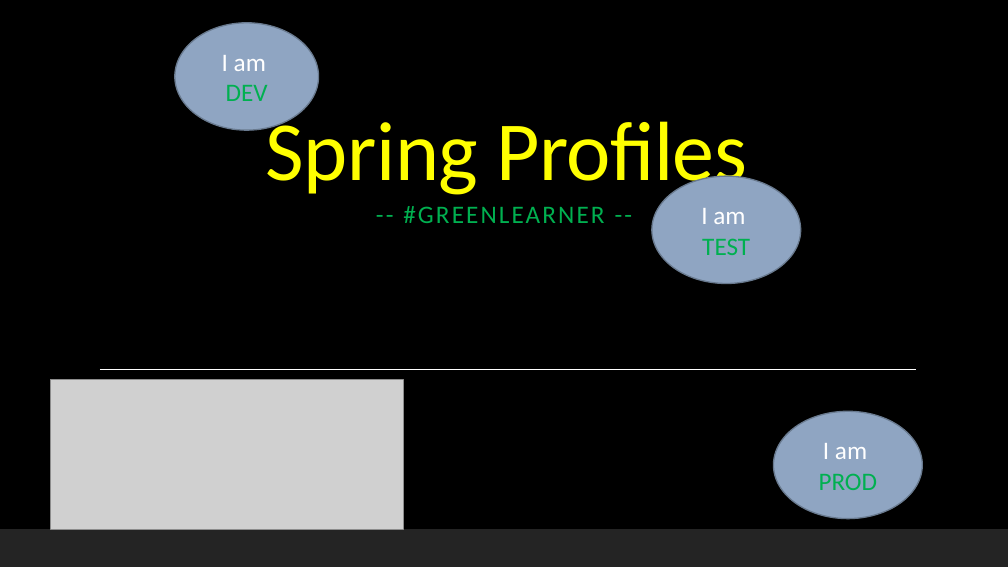
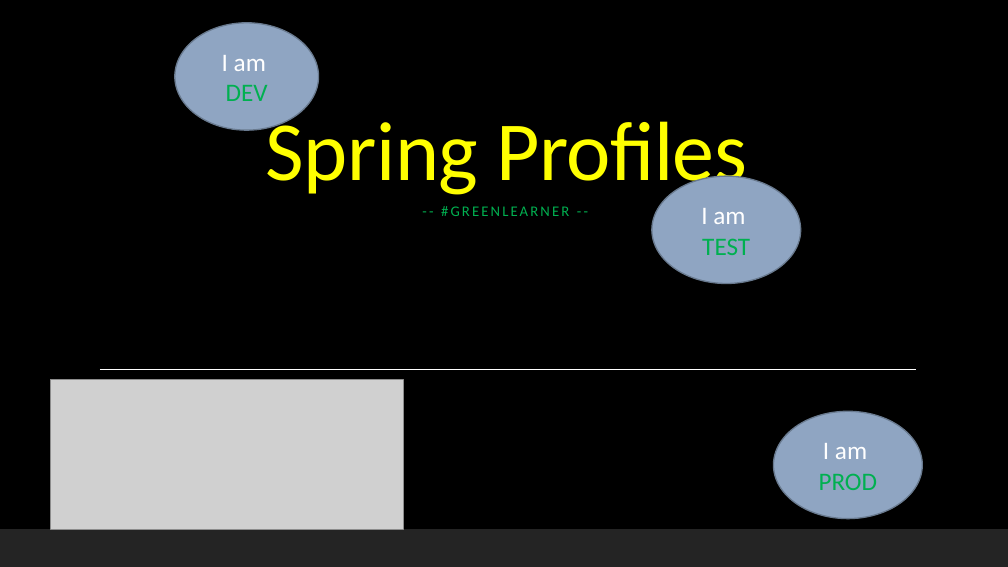
Before and after one commit to codefarm0/MyNotes, a slide deck: slide 1 of ppt/Spring Profiles.pptx. Drawn at 1008x567 pixels with LibreOffice and Linux fonts; fonts in the diff are those of the drawing; grey boxes stand for pictures; background and template pictures are left out. Boxes give left, top, right and bottom in pixels: in the first picture for what was removed or moved away, otherwise in the second. Text is boxed around its words. In the diff, an @@ line names an element or a change of style, - is before the commit and + after.

```diff
--- a/ppt/Spring Profiles.pptx
+++ b/ppt/Spring Profiles.pptx
@@ subtitle "-- #GREENLEARNER --" at (441, 206, 569, 216): size 24 to 14 pt; line spacing 0.9 to 1 @@
```
Also in this commit, not shown: 1 other slide changed, 2 slides added, 4 slides removed.
